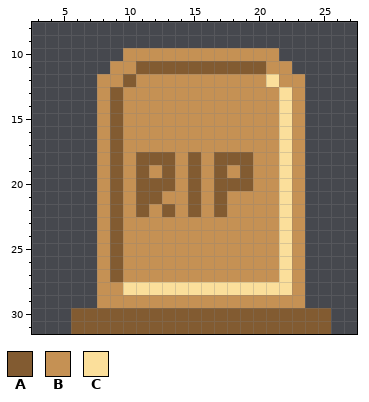
File history of a pixel-art sprite, docs/img/ohaka.png. Above: the version before the commit.
The file is 128x128 pixels, drawn in blocks of 4x4; one block is one cell here. Shown: x 3..27, y 8..31.
Palette (. is transparent): A #825b31  B #c59154  C #fbdf9b
After:
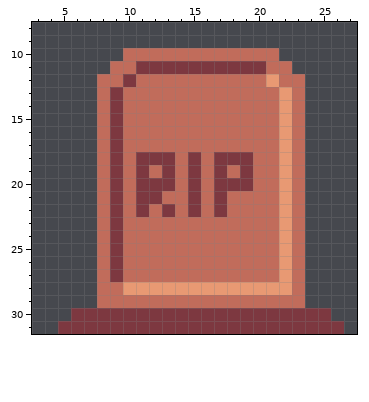
Commit: おはかを真っ赤に染める
The edit:
{"colour":"A","old":"#825b31","new":"#7d3840"}
{"colour":"B","old":"#c59154","new":"#c16c5b"}
{"colour":"C","old":"#fbdf9b","new":"#e89973"}
{"y":31,"x":5,"old":".","new":"A"}
{"y":31,"x":26,"old":".","new":"A"}
{"label":"changed","picture_box":[58,48,344,334]}
